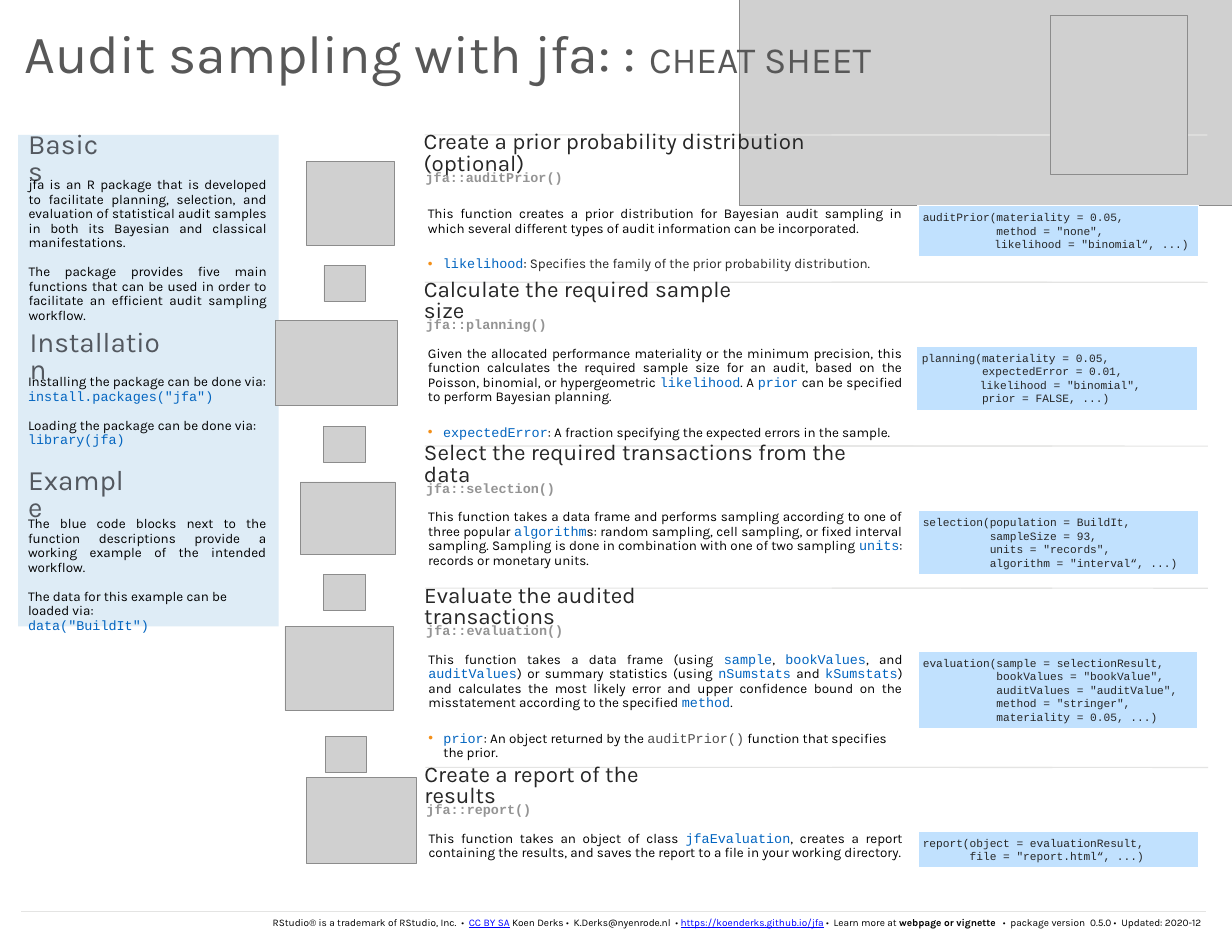
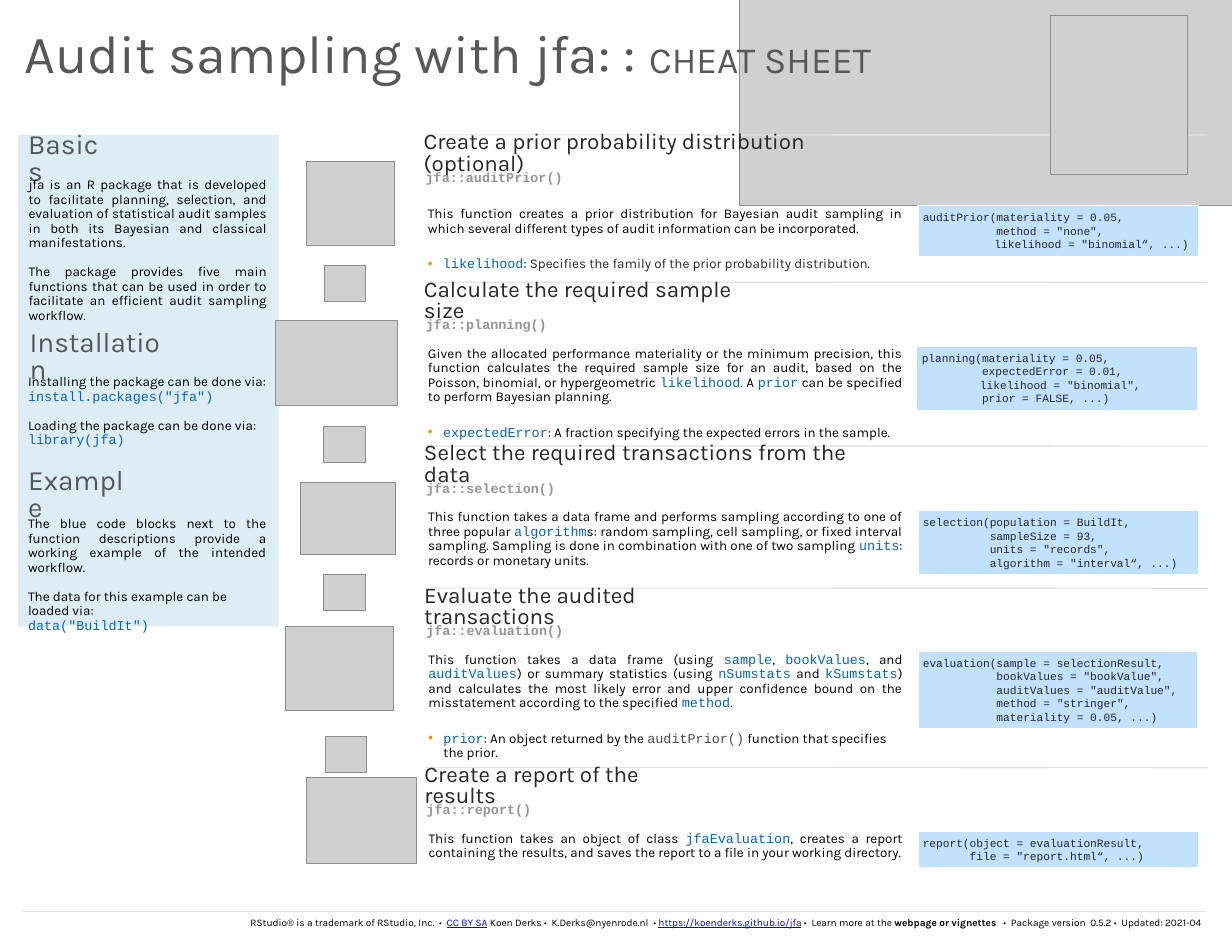
Before and after one commit to koenderks/jfa, a slide deck: slide 1 of man/figures/cheatsheet/cheatsheet.pptx. Drawn at 1232x952 pixels with LibreOffice and Linux fonts; fonts in the diff are those of the drawing; grey boxes stand for pictures. Boxes give left, top, right and bottom in pixels: in the first picture for what was removed or moved away, otherwise in the second. Text is boxed around its words. In the diff, an @@ line names an element or a change of style, - is before the commit and + after.

Commit message:
Update cheatsheet

```diff
--- a/man/figures/cheatsheet/cheatsheet.pptx
+++ b/man/figures/cheatsheet/cheatsheet.pptx
@@ text at <box>250,918,1201,929</box>: text changed @@
-RStudio® is a trademark of RStudio, Inc. • CC BY SA Koen Derks • K.Derks@nyenrode.nl • https://koenderks.github.io/jfa • Learn more at webpage or vignette • package version 0.5.0 • Updated: 2020-12
+RStudio® is a trademark of RStudio, Inc. • CC BY SA Koen Derks • K.Derks@nyenrode.nl • https://koenderks.github.io/jfa • Learn more at the webpage or vignettes • Package version 0.5.2 • Updated: 2021-04
```
Also in this commit, not shown: 2 other files.
